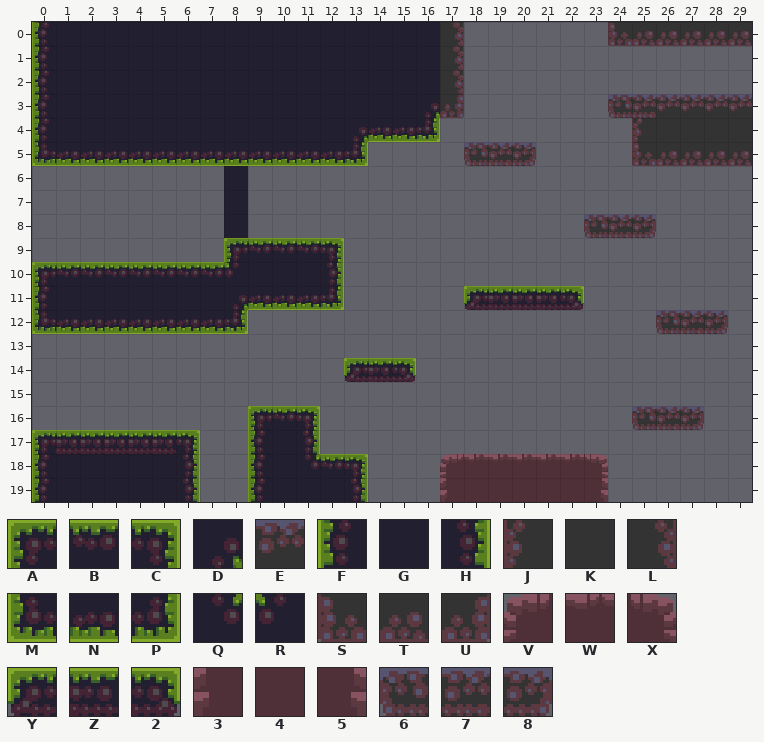
A Tiled map (JSON) gets an edit: assets/Metroidvania assets 16x16/map/map.json. Above, as it was before the edit.
Cells are 16x16 px. Shown: x 0..29, y 0..19.
Key: from "tileset": A 0, B 1, C 2, D 3, E 7, F 12, G 13, H 14, J 18, K 19, L 20, M 24, N 25, P 26, Q 27, R 29, S 30, T 31, U 32, V 36, W 37, X 38, Y 42, Z 43, 2 44, 3 48, 4 49, 5 50, 6 54, 7 55, 8 56.
_ is an empty cell.
Layer "Tile Layer 1" before, first column x 0:
 0 FGGGGGGGGGGGGGGGGL______STTTTT
 1 FGGGGGGGGGGGGGGGGL____________
 2 FGGGGGGGGGGGGGGGGL____________
 3 FGGGGGGGGGGGGGGGDU______67EEEE
 4 FGGGGGGGGGGGGDNNP________JKKKK
 5 MNNNNNNNNNNNNP____678____STTTT
 6 ________G_____________________
 7 ________G_____________________
 8 ________G______________678____
 9 ________ABBBC_________________
10 ABBBBBBBRGGGH_________________
11 FGGGGGGGDNNNP_____YZZZ2_______
12 MNNNNNNNP_________________678_
13 ______________________________
14 _____________YZ2______________
15 ______________________________
16 _________ABC_____________678__
17 AZZZZZC__FGH__________________
18 FGGGGGH__FGQBC___VWWWWWX______
19 FGGGGGH__FGGGH___3444445______
After:
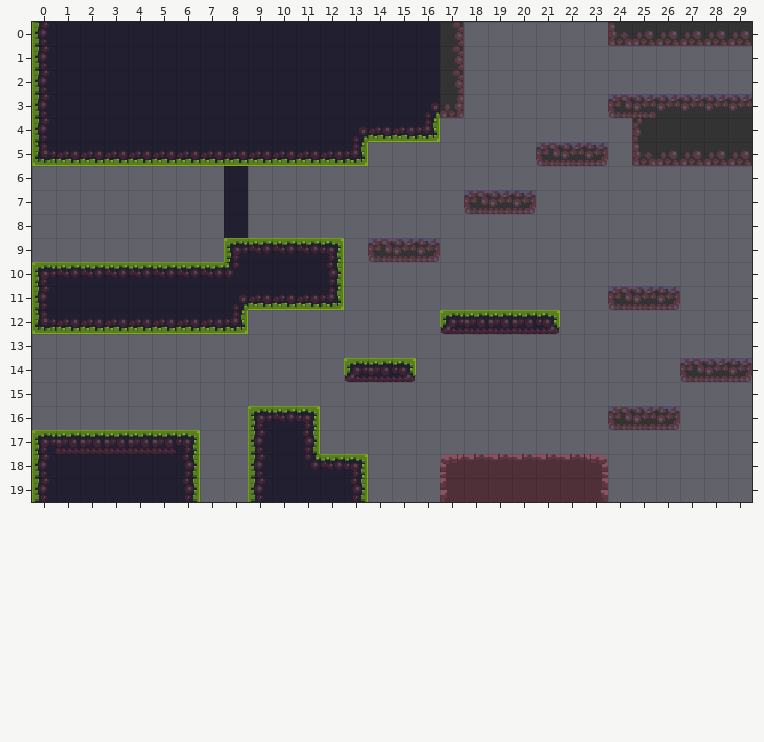
From old to new:
Changed rows in their new state; . is an unchanged cell.
Layer "Tile Layer 1":
first column x 14:
 5 ....___678......
 7 ....678.........
 8 .........___....
 9 678.............
11 ...._____.678...
12 ...YZZZ2....___.
14 .............678
16 ..........678_..
